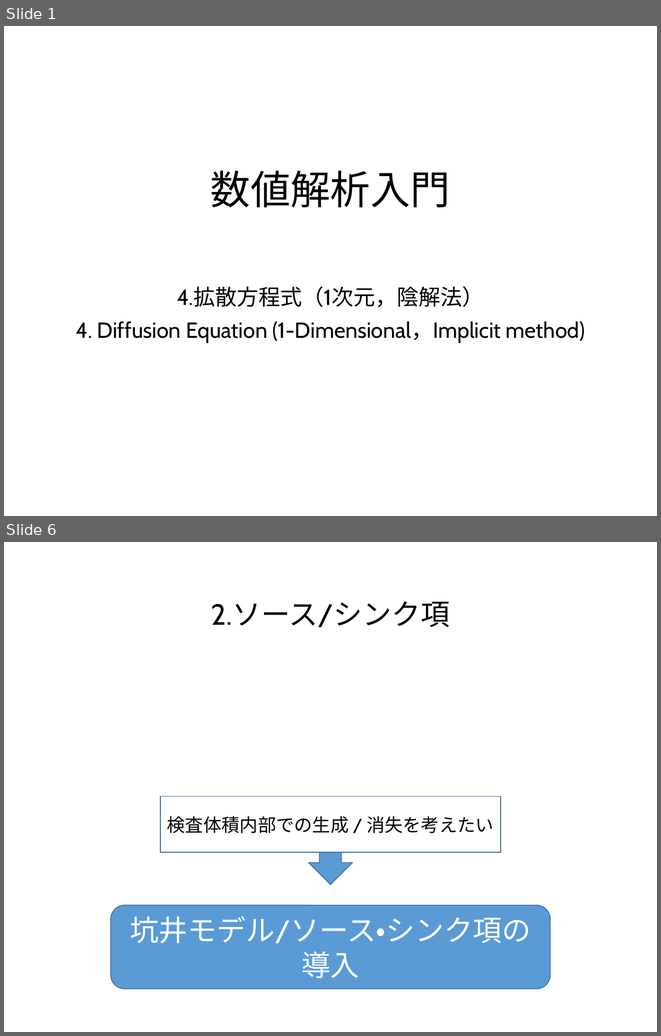
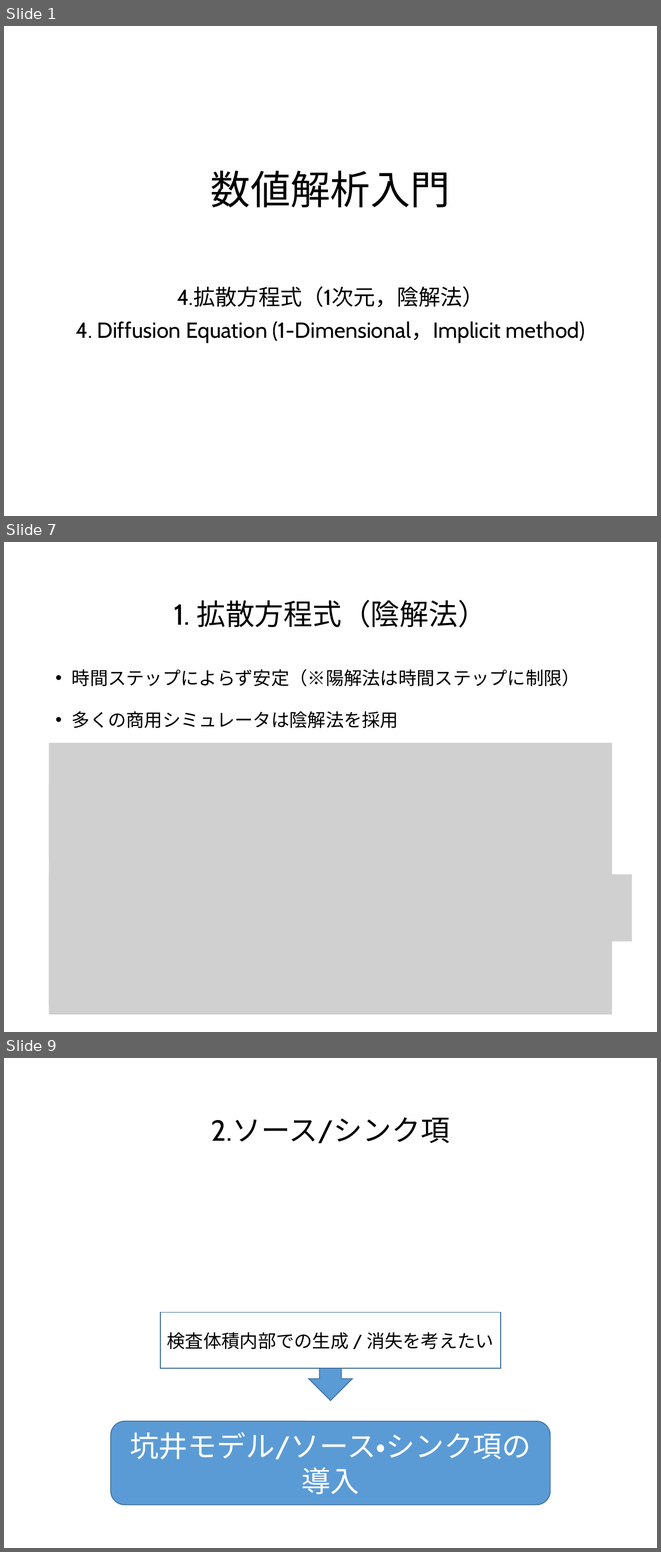
Before and after one commit to te288/intro_to_NA2022, a slide deck: pptx/04_1次元拡散方程式（陰解法）.pptx. Shown one above the other, each under a label of ours: slides 1 and 6 before the commit, slides 1, 7 and 9 after it; the slides between them are not shown. The pictures are 661x1036 and 661x1552 pixels, drawn with LibreOffice and Linux fonts; fonts in the diff are those of the drawing; grey boxes stand for pictures. Boxes give left, top, right and bottom in pixels: in the first picture for what was removed or moved away, otherwise in the second. Text is boxed around its words. In the diff, an @@ line names an element or a change of style, - is before the commit and + after.

Commit message:
陰解法の説明pdf追加

```diff
--- a/pptx/04_1次元拡散方程式（陰解法）.pptx
+++ b/pptx/04_1次元拡散方程式（陰解法）.pptx
@@ slide 7 added at [4, 542, 657, 1032], background #FFFFFF @@
@@ title added at [174, 600, 487, 627], 32 pt, text #000000 @@
+1. 拡散方程式（陰解法）
@@ text added at [72, 669, 580, 728], 20 pt, text #000000 @@
+• 時間ステップによらず安定（※陽解法は時間ステップに制限）
+• 多くの商用シミュレータは陰解法を採用
@@ picture added at [49, 742, 612, 1006] @@
@@ picture added at [49, 783, 612, 857] @@
@@ picture added at [49, 874, 632, 942] @@
@@ picture added at [49, 941, 612, 1014] @@
@@ what was slide 6 is now slide 9 @@
```
Also in this commit, not shown: 11 slides changed, 4 other slides added, 1 slide removed, 8 other files.
